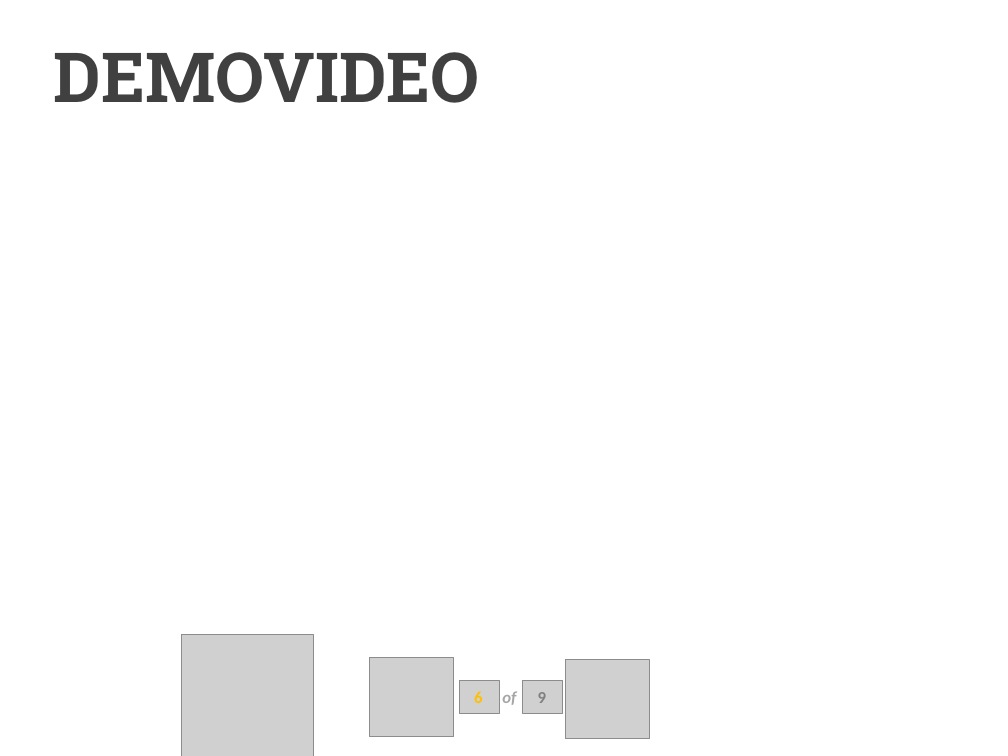
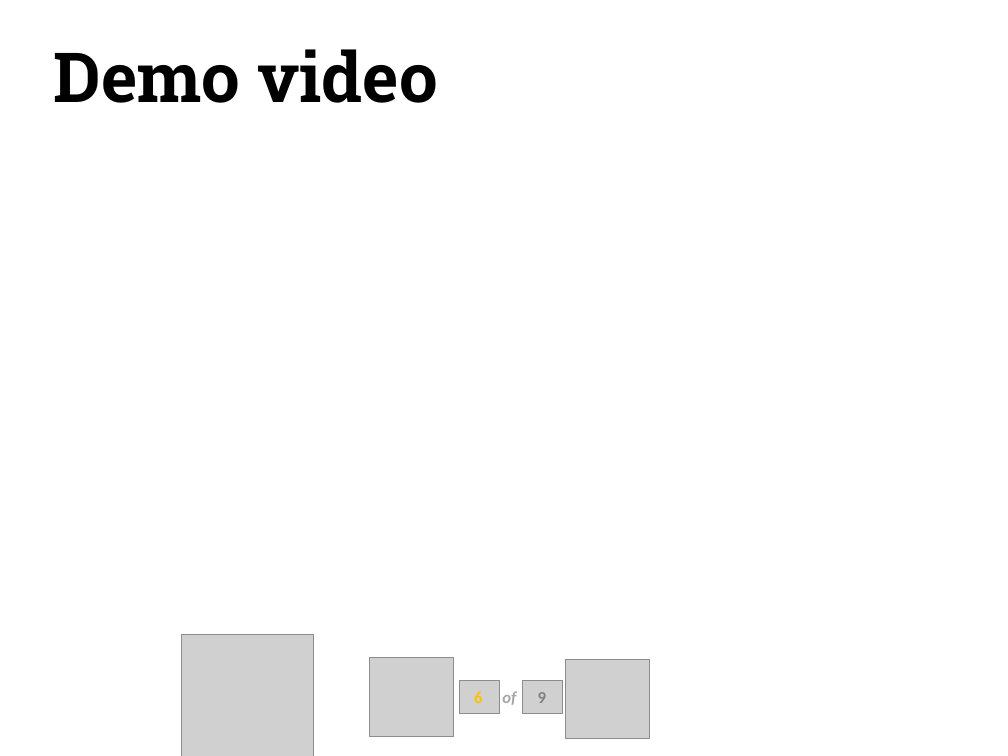
Before and after one commit to luringens/DoodleChess, a slide deck: slide 6 of docs/presentation/Presentasjon oblig4.pptx (slide 7 before the commit). Drawn at 1008x756 pixels with LibreOffice and Linux fonts; fonts in the diff are those of the drawing; grey boxes stand for pictures; background and template pictures are left out. Boxes give left, top, right and bottom in pixels: in the first picture for what was removed or moved away, otherwise in the second. Text is boxed around its words. In the diff, an @@ line names an element or a change of style, - is before the commit and + after.

```diff
--- a/docs/presentation/Presentasjon oblig4.pptx
+++ b/docs/presentation/Presentasjon oblig4.pptx
@@ text at (54,49,438,103): text changed; text colour #404040 to #000000 @@
-DEMOVIDEO
+Demo video
```
Also in this commit, not shown: 4 other slides changed, 2 slides added, 3 slides removed, 3 other files.
